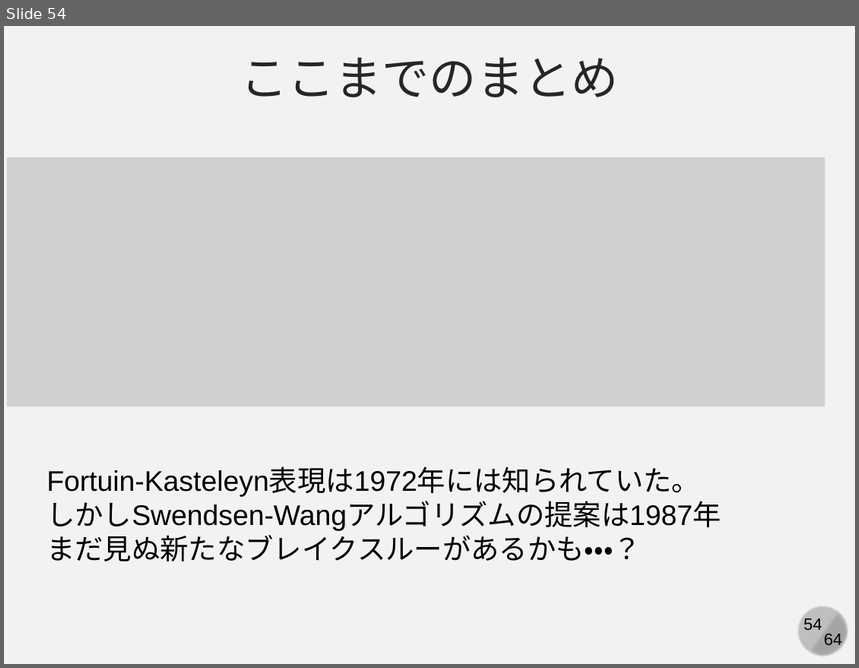
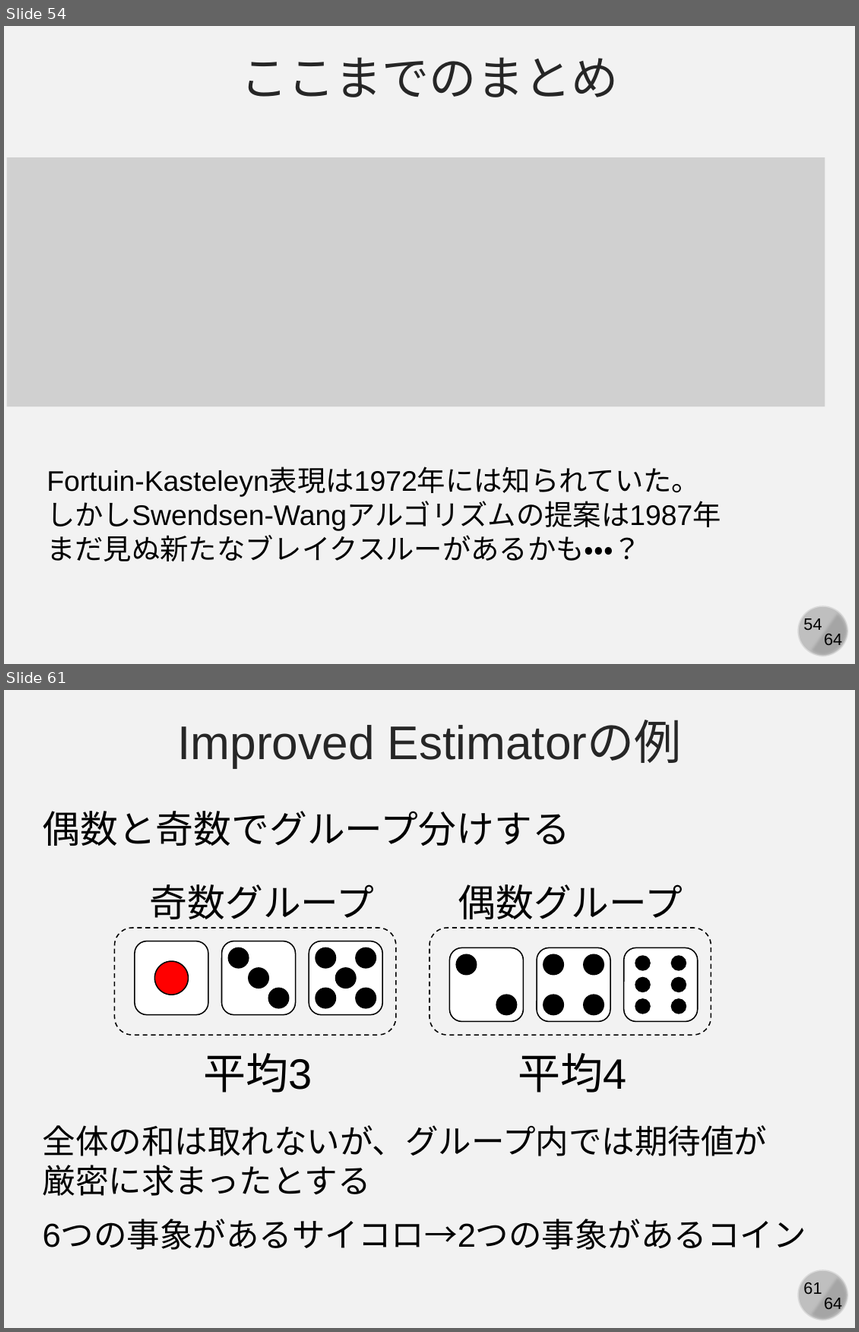
Before and after one commit to kaityo256/simulation_engineering, a slide deck: 04_mc_advanced/simulation04.pptx. Shown one above the other, each under a label of ours: slide 54 before the commit, slides 54 and 61 after it; the slides between them are not shown. The pictures are 859x668 and 859x1332 pixels, drawn with LibreOffice and Linux fonts; fonts in the diff are those of the drawing; grey boxes stand for pictures. Boxes give left, top, right and bottom in pixels: in the first picture for what was removed or moved away, otherwise in the second. Text is boxed around its words. In the diff, an @@ line names an element or a change of style, - is before the commit and + after.

```diff
--- a/04_mc_advanced/simulation04.pptx
+++ b/04_mc_advanced/simulation04.pptx
@@ slide 61 added at <box>4,690,855,1328</box>, background #F2F2F2; not listed: 4 template elements that a slide beside it also shows @@
@@ text added at <box>177,721,682,768</box>, 40 pt, text #262626 @@
+Improved Estimatorの例
@@ text added at <box>43,811,570,846</box>, 32 pt, text #000000 @@
+偶数と奇数でグループ分けする
@@ text added at <box>150,885,375,920</box>, 32 pt, text #000000 @@
+奇数グループ
@@ text added at <box>458,885,683,920</box>, 32 pt, text #000000 @@
+偶数グループ
@@ rounded rectangle added at <box>115,927,396,1035</box>, outline #000000 1 pt dashed @@
@@ rounded rectangle added at <box>430,927,712,1035</box>, outline #000000 1 pt dashed @@
@@ rounded rectangle added at <box>135,941,209,1015</box>, fill #FFFFFF, outline #000000 1 pt @@
@@ ellipse added at <box>154,961,188,995</box>, fill #FF0000, outline #000000 1 pt @@
@@ rounded rectangle added at <box>450,948,524,1022</box>, fill #FFFFFF, outline #000000 1 pt @@
@@ ellipse added at <box>456,954,477,975</box>, fill #000000, outline #000000 1 pt @@
@@ group added at <box>537,948,611,1022</box>: 4 ellipses, 1 rounded rectangle @@
@@ group added at <box>222,941,296,1015</box>: 3 ellipses, 1 rounded rectangle @@
@@ group added at <box>309,941,382,1015</box>: 5 ellipses, 1 rounded rectangle @@
@@ group added at <box>623,948,698,1022</box>: 6 ellipses, 1 rounded rectangle @@
@@ ellipse added at <box>496,995,517,1015</box>, fill #000000, outline #000000 1 pt @@
@@ text added at <box>203,1053,312,1093</box>, 36 pt, text #000000 @@
+平均3
@@ text added at <box>519,1053,627,1093</box>, 36 pt, text #000000 @@
+平均4
@@ text added at <box>43,1125,767,1196</box>, 28 pt, text #000000 @@
+全体の和は取れないが、グループ内では期待値が厳密に求まったとする
@@ text added at <box>43,1220,807,1250</box>, 28 pt, text #000000 @@
+6つの事象があるサイコロ→2つの事象があるコイン
```
Also in this commit, not shown: 14 other slides added, 1 slide removed, 1 other file.
